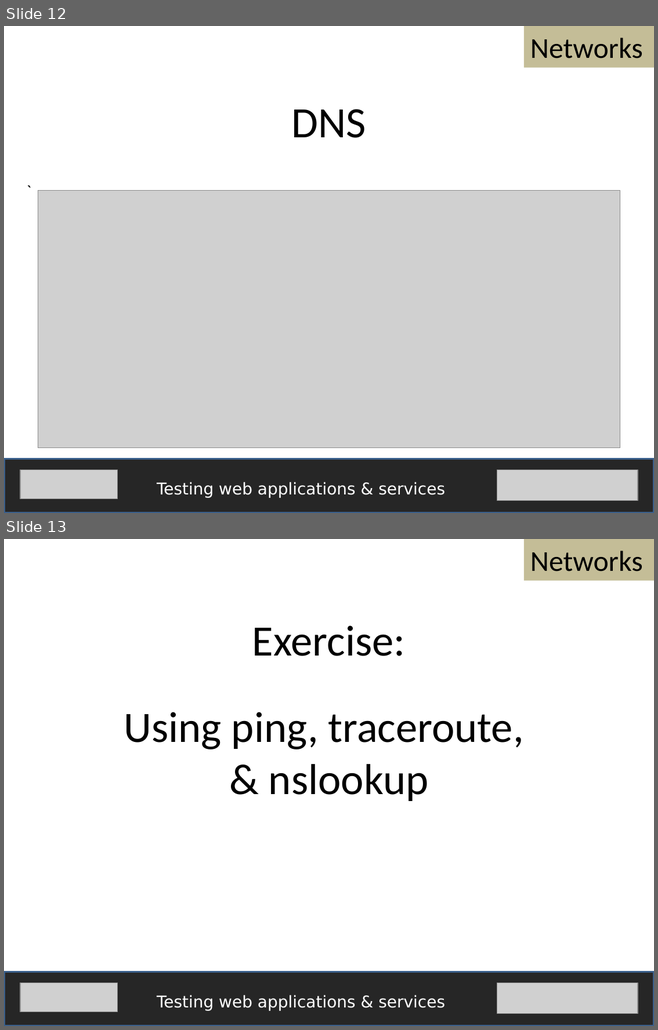
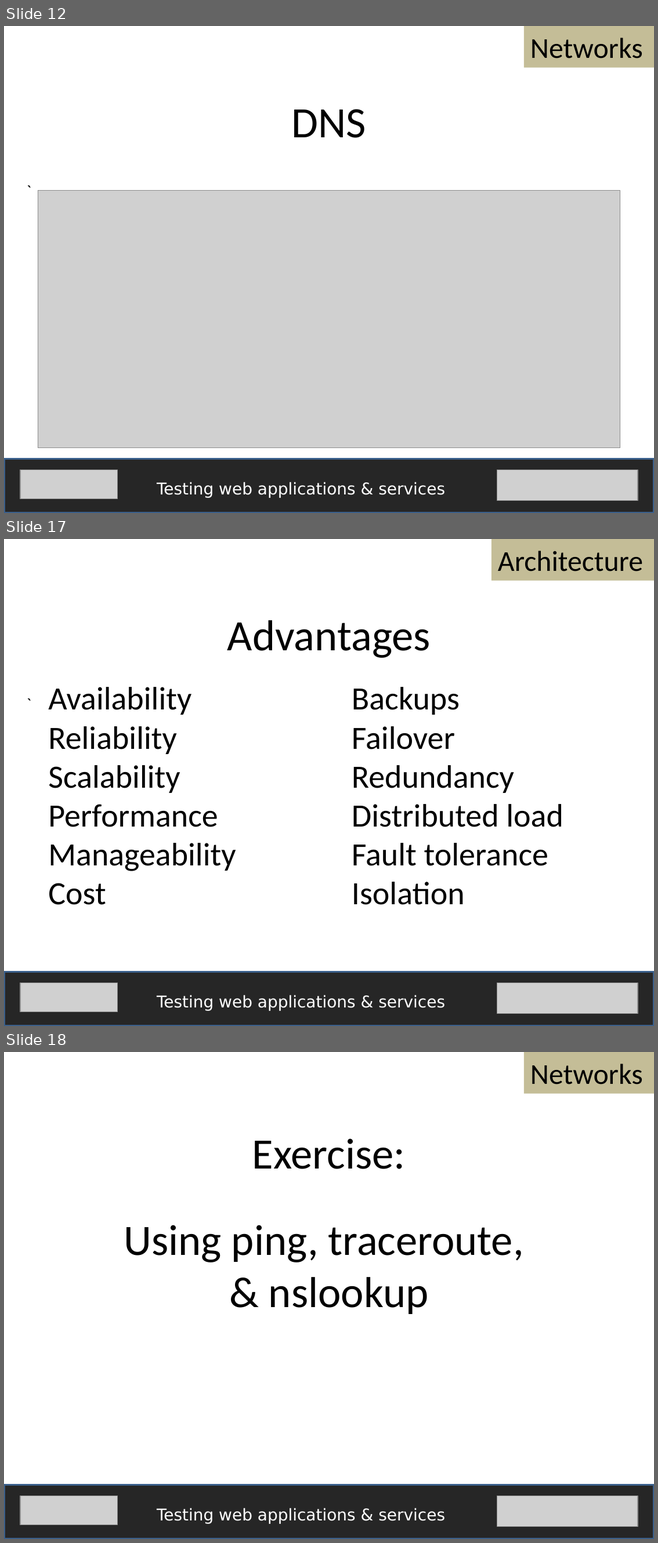
Before and after one commit to fijiaaron/testing-web-apps-and-services, a slide deck: presentations/A technical understanding of the web.pptx. Shown one above the other, each under a label of ours: slides 12 and 13 before the commit, slides 12, 17 and 18 after it; the slides between them are not shown. The pictures are 658x1030 and 658x1543 pixels, drawn with LibreOffice and Linux fonts; fonts in the diff are those of the drawing; grey boxes stand for pictures. Boxes give left, top, right and bottom in pixels: in the first picture for what was removed or moved away, otherwise in the second. Text is boxed around its words. In the diff, an @@ line names an element or a change of style, - is before the commit and + after.

Commit message:
updated curriculum itinerary in introduction and added web architecture to technical understanding

```diff
--- a/presentations/A technical understanding of the web.pptx
+++ b/presentations/A technical understanding of the web.pptx
@@ slide 17 added at (4, 539, 654, 1026), background #FFFFFF @@
@@ rectangle added at (491, 539, 654, 581), fill #C4BD97, 32 pt, text #000000 @@
+Architecture
@@ text added at (227, 620, 430, 658), 48 pt, text #000000 @@
+Advantages
@@ text added at (20, 690, 150, 716), 18 pt, text #000000 @@
+`
@@ text added at (48, 687, 235, 905), 36 pt, text #000000 @@
+Availability
+Reliability
+Scalability
+Performance
+Manageability
+Cost
@@ text added at (351, 687, 563, 905), 36 pt, text #000000 @@
+Backups
+Failover
+Redundancy
+Distributed load
+Fault tolerance
+Isolation
@@ rectangle added at (4, 972, 654, 1026), fill #262626, outline #3A5F8C 2 pt @@
@@ picture added at (20, 983, 118, 1012) @@
@@ picture added at (496, 983, 637, 1013) @@
@@ text added at (157, 995, 445, 1011), 18 pt, text #FFFFFF @@
+Testing web applications & services
@@ what was slide 13 is now slide 18 @@
```
Also in this commit, not shown: 4 other slides added, 2 other files.
